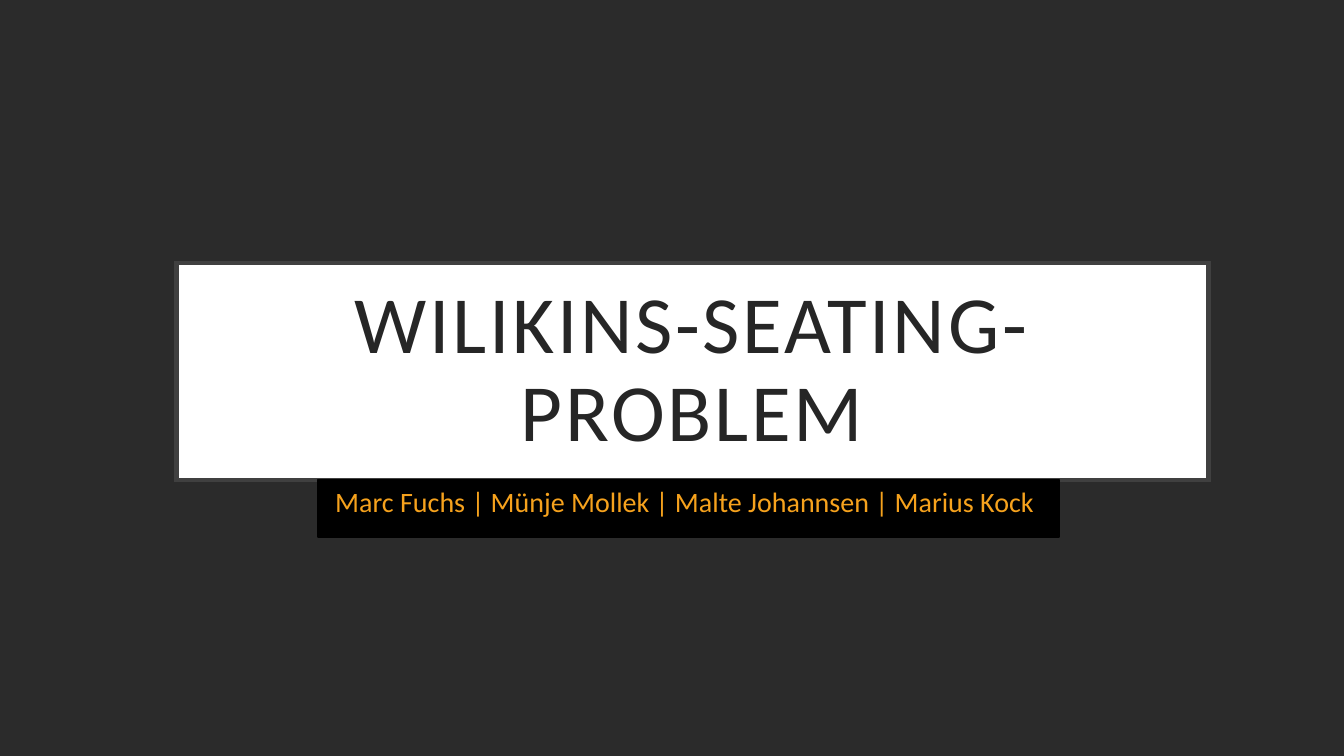
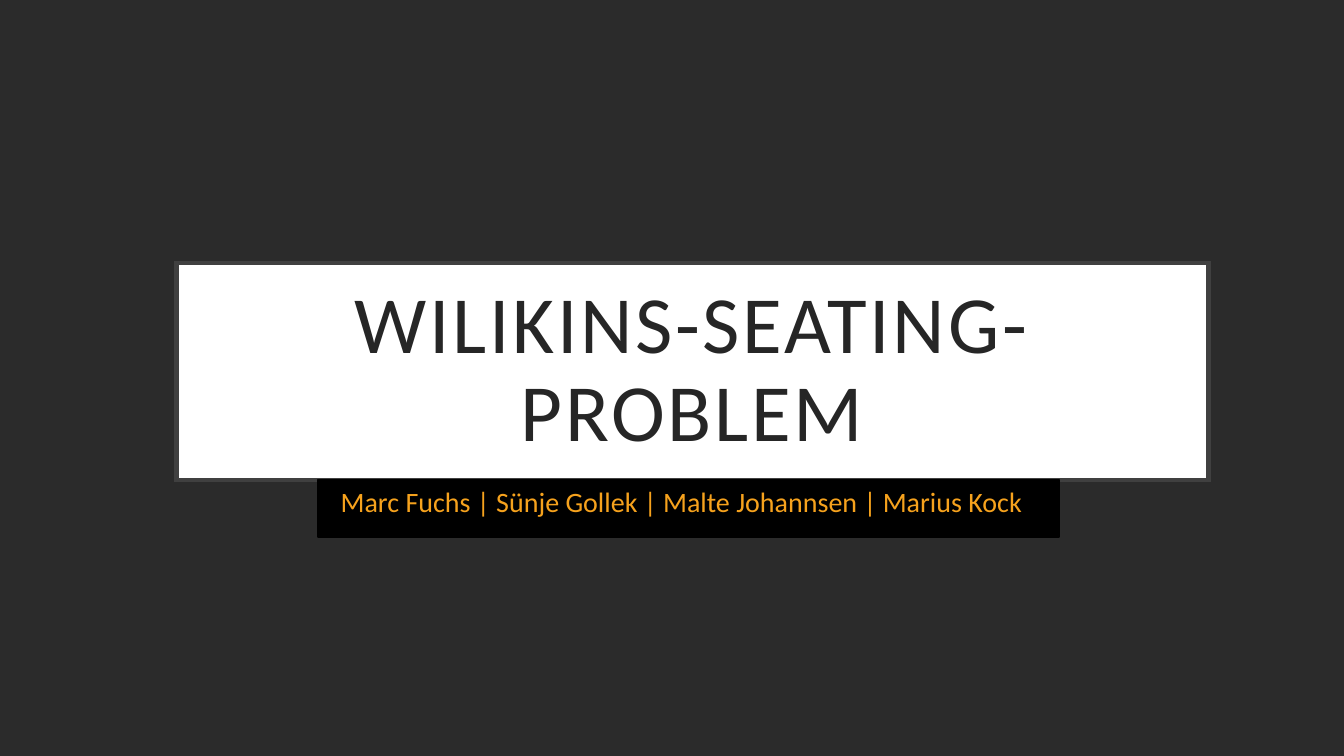
Before and after one commit to babyheroe/GWV, a slide deck: slide 1 of Johannsen_Gollek_Kock_Fuchs_GWV_Tutorial_11.pptx. Drawn at 1344x756 pixels with LibreOffice and Linux fonts; fonts in the diff are those of the drawing; background and template pictures are left out; a plain dark background stands for a picture behind light text. Boxes give left, top, right and bottom in pixels: in the first picture for what was removed or moved away, otherwise in the second. Text is boxed around its words. In the diff, an @@ line names an element or a change of style, - is before the commit and + after.

```diff
--- a/Johannsen_Gollek_Kock_Fuchs_GWV_Tutorial_11.pptx
+++ b/Johannsen_Gollek_Kock_Fuchs_GWV_Tutorial_11.pptx
@@ subtitle at (341, 492, 1021, 517): text changed @@
-Marc Fuchs | Münje Mollek | Malte Johannsen | Marius Kock
+Marc Fuchs | Sünje Gollek | Malte Johannsen | Marius Kock
```
Also in this commit, not shown: 2 other slides changed.
